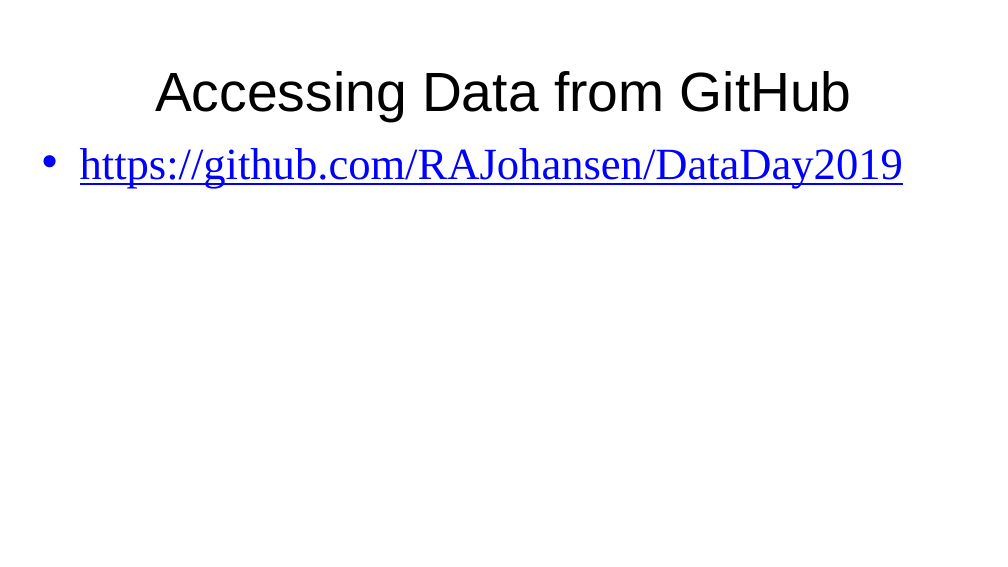
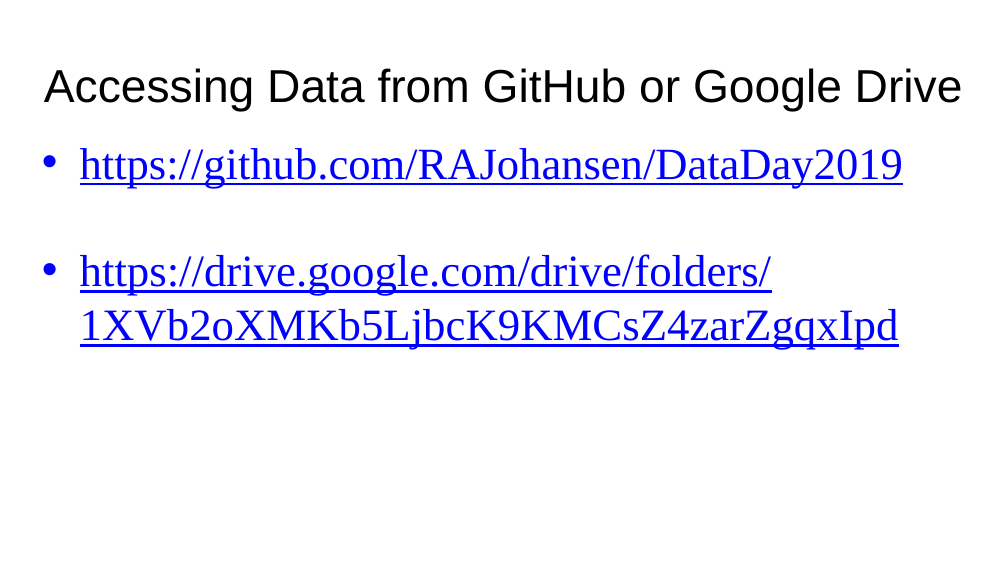
Before and after one commit to RAJohansen/DataDay2019, a slide deck: slide 5 of Resources/Mapping Social Vulnerability Workshop.pptx. Drawn at 1008x567 pixels with LibreOffice and Linux fonts; fonts in the diff are those of the drawing; background and template pictures are left out. Boxes give left, top, right and bottom in pixels: in the first picture for what was removed or moved away, otherwise in the second. Text is boxed around its words. In the diff, an @@ line names an element or a change of style, - is before the commit and + after.

```diff
--- a/Resources/Mapping Social Vulnerability Workshop.pptx
+++ b/Resources/Mapping Social Vulnerability Workshop.pptx
@@ title at (x1=44, y1=68, x2=963, y2=112): text changed; size 52.6 to 44 pt @@
-Accessing Data from GitHub
+Accessing Data from GitHub or Google Drive
@@ text at (x1=80, y1=254, x2=899, y2=349): paragraph added @@
+• https://drive.google.com/drive/folders/1XVb2oXMKb5LjbcK9KMCsZ4zarZgqxIpd
```
Also in this commit, not shown: 4 other slides changed, 1 slide added, 1 slide removed, 1 other file.
